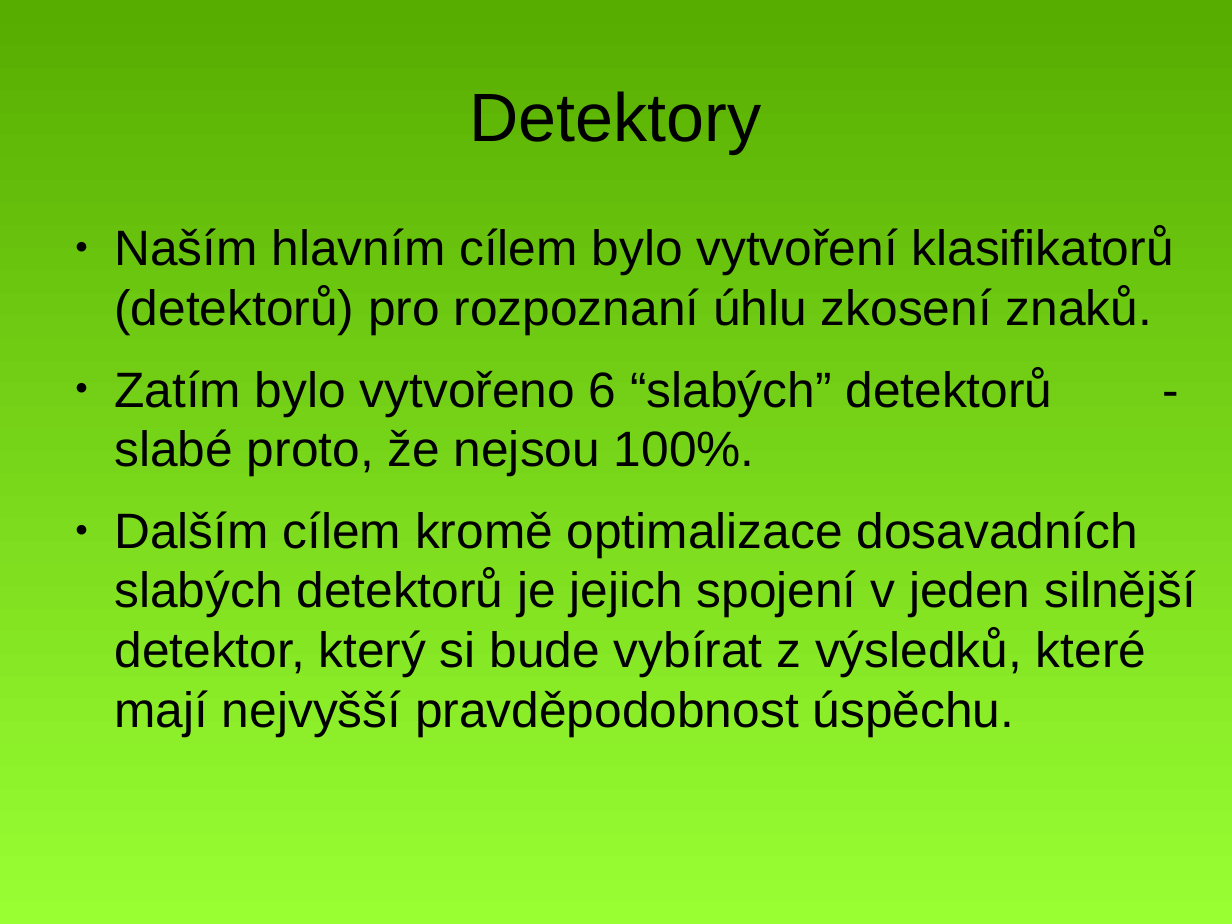
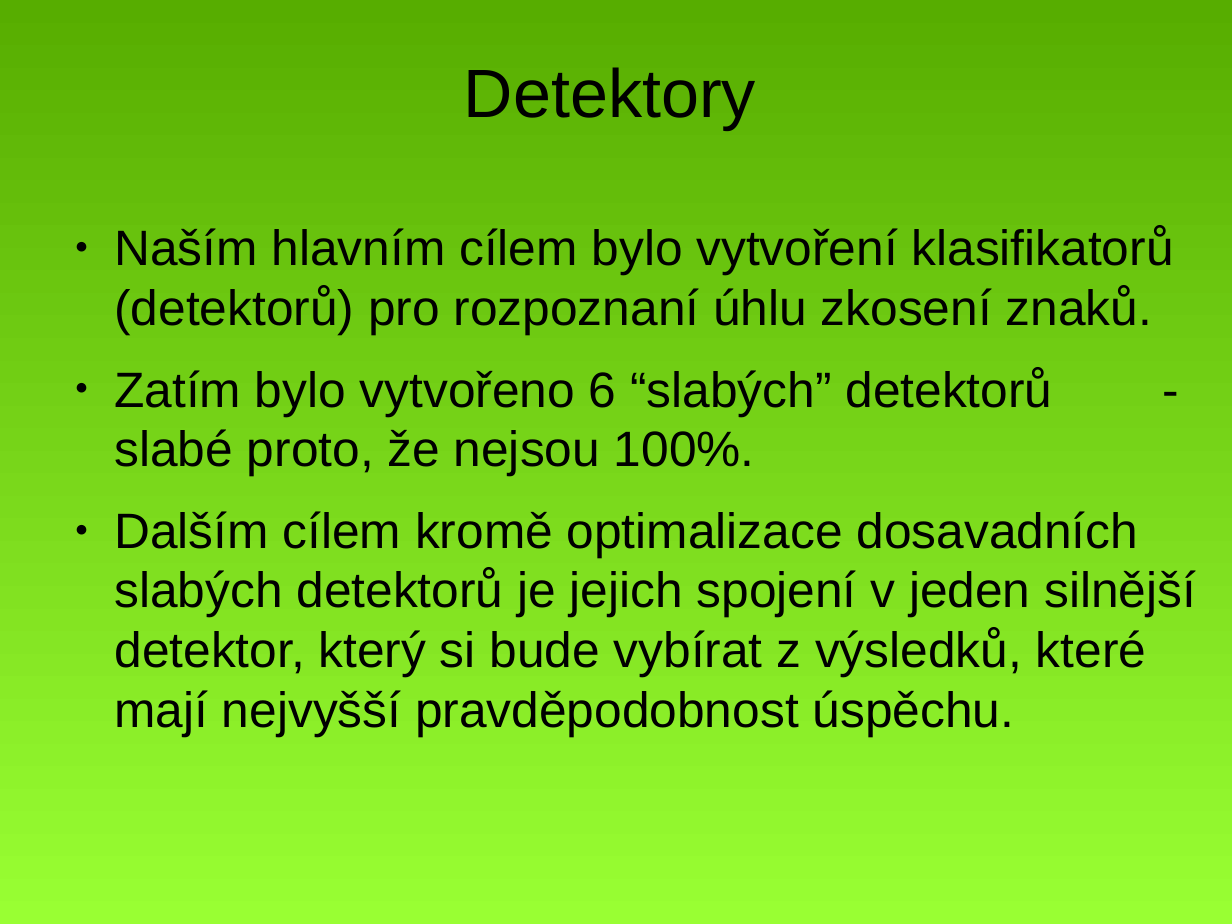
Before and after one commit to MichalBusta/skewDetection, a slide deck: slide 2 of doc/Skew_Detection.odp. Drawn at 1232x924 pixels with LibreOffice and Linux fonts; fonts in the diff are those of the drawing. Boxes give left, top, right and bottom in pixels: in the first picture for what was removed or moved away, otherwise in the second. Text is boxed around its words. In the diff, an @@ line names an element or a change of style, - is before the commit and + after.

```diff
--- a/doc/Skew_Detection.odp
+++ b/doc/Skew_Detection.odp
@@ title "Detektory": place and size @@
-title "Detektory" at [470,91,762,153]
+title "Detektory" at [464,67,756,130]
```
Also in this commit, not shown: 2 other slides changed, 1 slide added, 1 slide removed.
